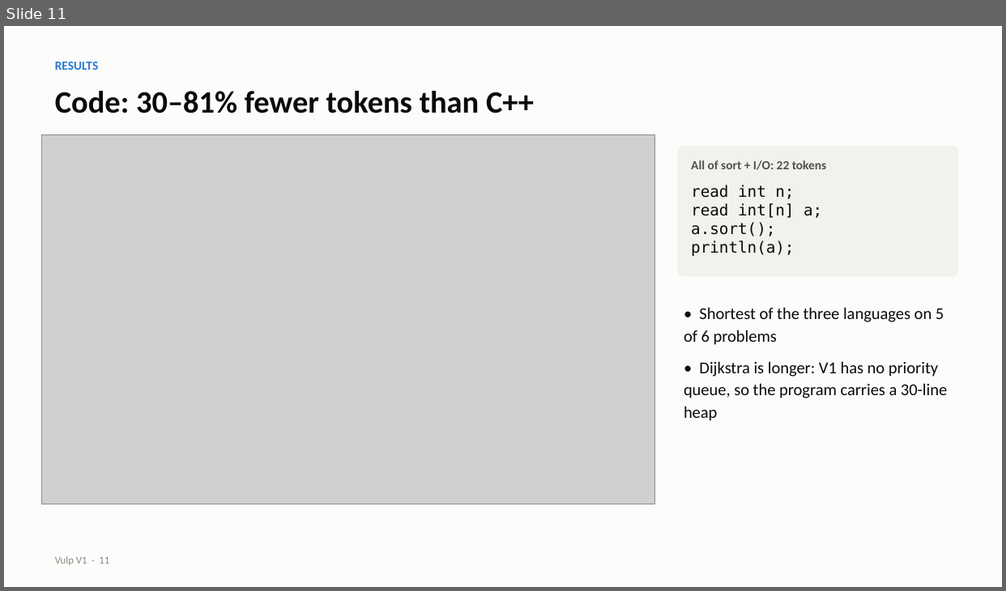
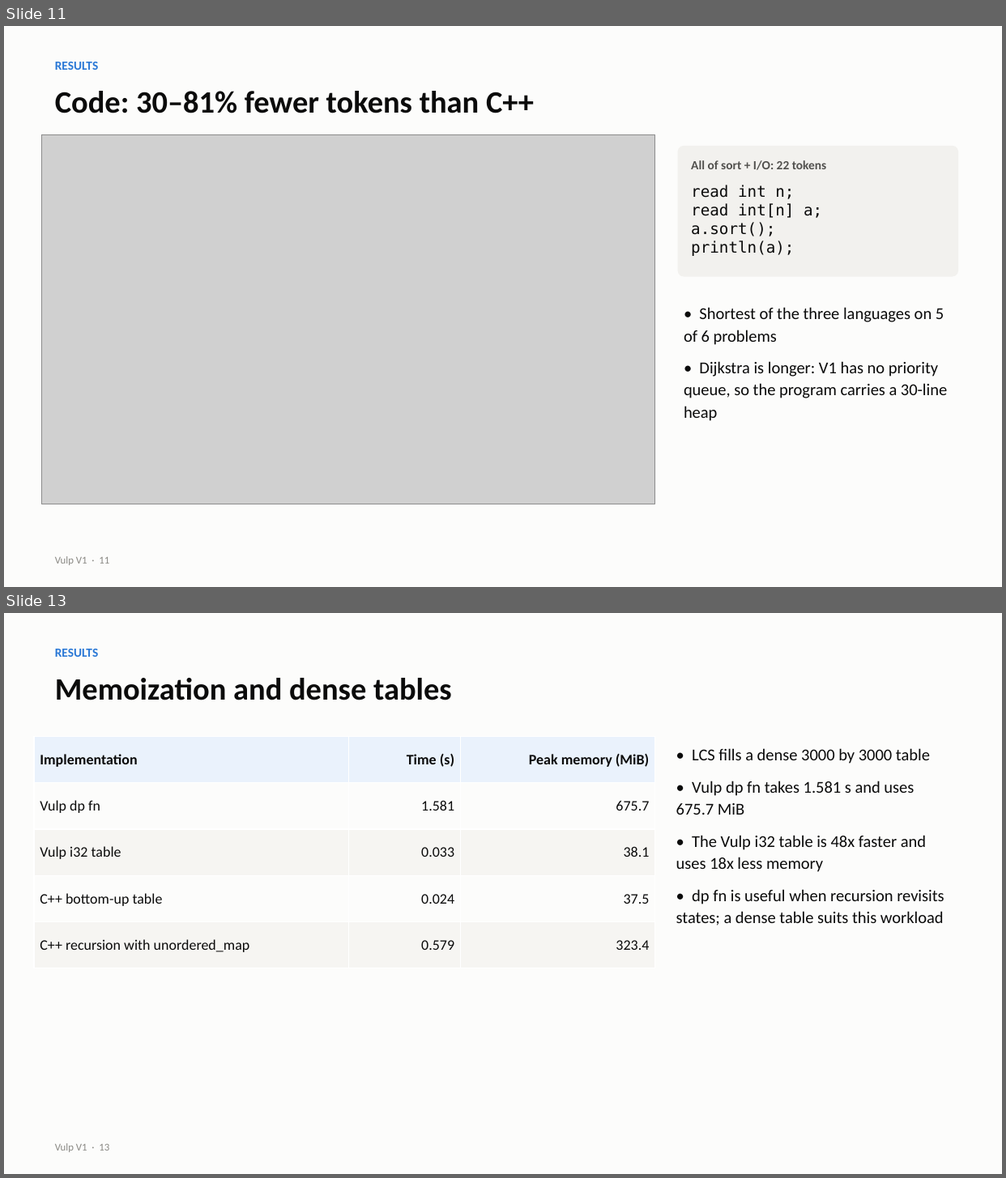
Before and after one commit to vulp-lang/vulp, a slide deck: docs/presentation/vulp_v1.pptx. Shown one above the other, each under a label of ours: slide 11 before the commit, slides 11 and 13 after it; the slides between them are not shown. The pictures are 1006x591 and 1006x1178 pixels, drawn with LibreOffice and Linux fonts; fonts in the diff are those of the drawing; grey boxes stand for pictures. Boxes give left, top, right and bottom in pixels: in the first picture for what was removed or moved away, otherwise in the second. Text is boxed around its words. In the diff, an @@ line names an element or a change of style, - is before the commit and + after.

Commit message:
Rebuild presentation with current results

```diff
--- a/docs/presentation/vulp_v1.pptx
+++ b/docs/presentation/vulp_v1.pptx
@@ slide 13 added at (4, 613, 1002, 1174), background #FCFCFB @@
@@ text added at (55, 649, 98, 657), 12 pt, text #2A78D6, bold @@
+RESULTS
@@ text added at (55, 678, 452, 700), 30 pt, text #0B0B0B, bold @@
+Memoization and dense tables
@@ table added at (34, 736, 655, 969), 5 rows, 3 columns @@
+Implementation | Time (s) | Peak memory (MiB)
+Vulp dp fn | 1.581 | 675.7
+Vulp i32 table | 0.033 | 38.1
+C++ bottom-up table | 0.024 | 37.5
+C++ recursion with unordered_map | 0.579 | 323.4
@@ text added at (676, 748, 944, 926), 16 pt, text #0B0B0B @@
+• LCS fills a dense 3000 by 3000 table
+• Vulp dp fn takes 1.581 s and uses 675.7 MiB
+• The Vulp i32 table is 48x faster and uses 18x less memory
+• dp fn is useful when recursion revisits states; a dense table suits this workload
@@ text added at (55, 1144, 109, 1152), 10 pt, text #8A8984 @@
+Vulp V1 · 13
```
Also in this commit, not shown: 7 slides changed, 1 slide removed.
